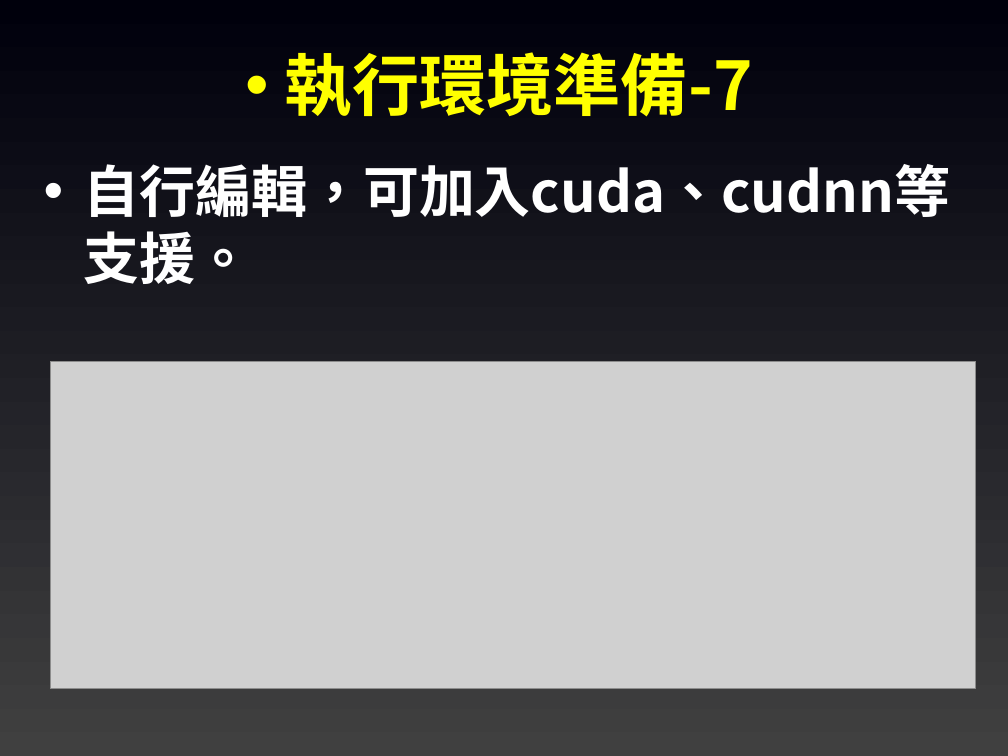
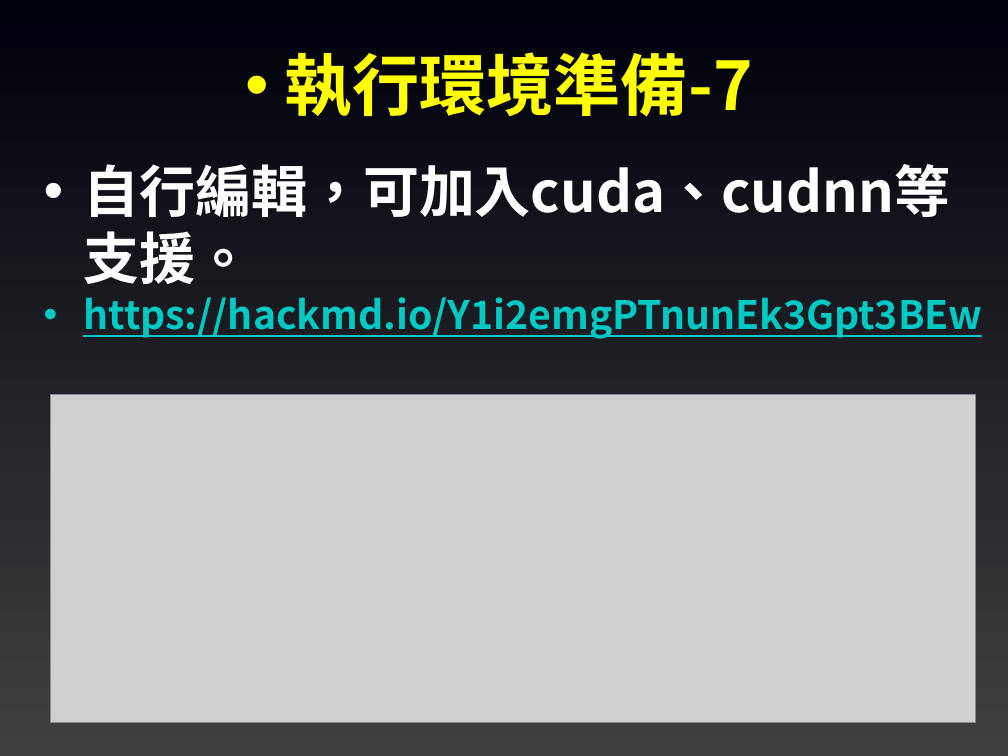
Before and after one commit to joshhu/must_opencv, a slide deck: slide 7 of Slides/01. OpenCV執行環境介紹.pptx. Drawn at 1008x756 pixels with LibreOffice and Linux fonts; fonts in the diff are those of the drawing; grey boxes stand for pictures. Boxes give left, top, right and bottom in pixels: in the first picture for what was removed or moved away, otherwise in the second. Text is boxed around its words. In the diff, an @@ line names an element or a change of style, - is before the commit and + after.

```diff
--- a/Slides/01. OpenCV執行環境介紹.pptx
+++ b/Slides/01. OpenCV執行環境介紹.pptx
@@ text at box(83, 297, 982, 339): paragraph added @@
+• https://hackmd.io/Y1i2emgPTnunEk3Gpt3BEw
@@ picture: place and size @@
-picture at box(50, 361, 976, 688)
+picture at box(50, 395, 976, 723)
```
Also in this commit, not shown: 1 other slide changed, 6 other files.
